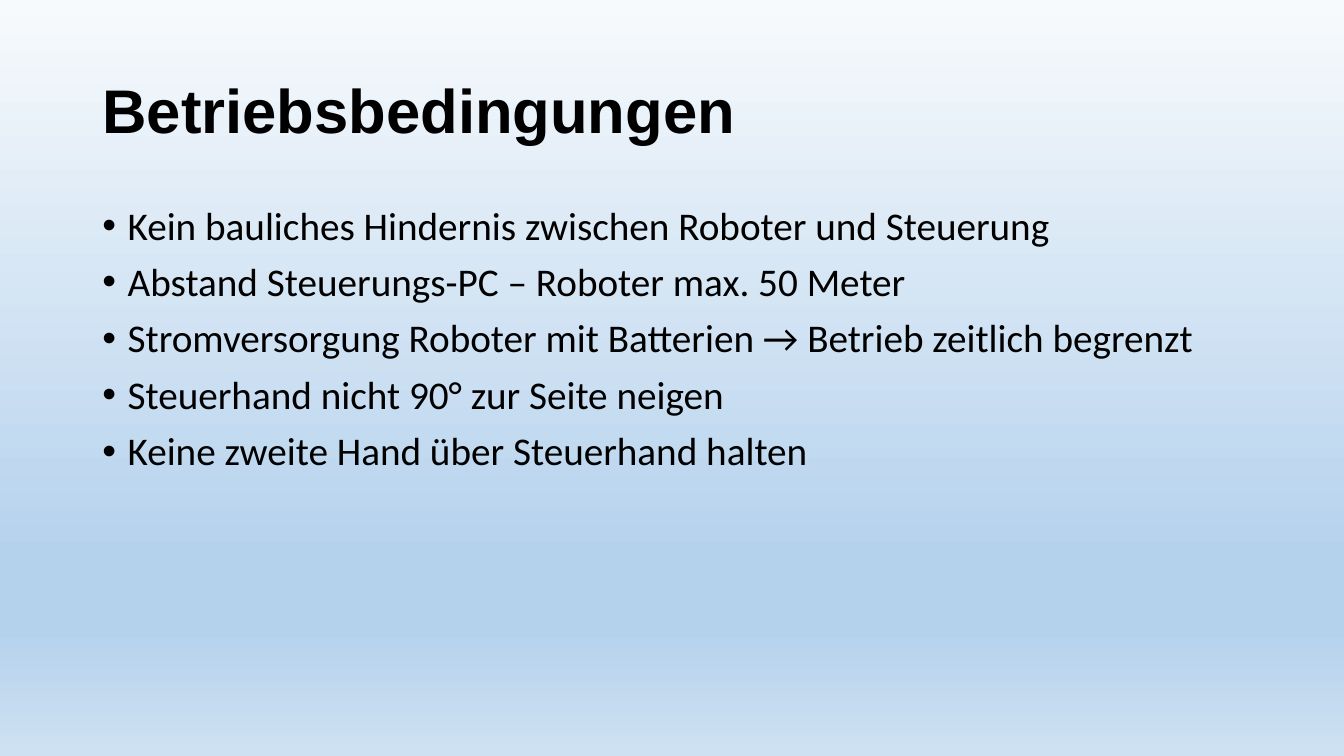
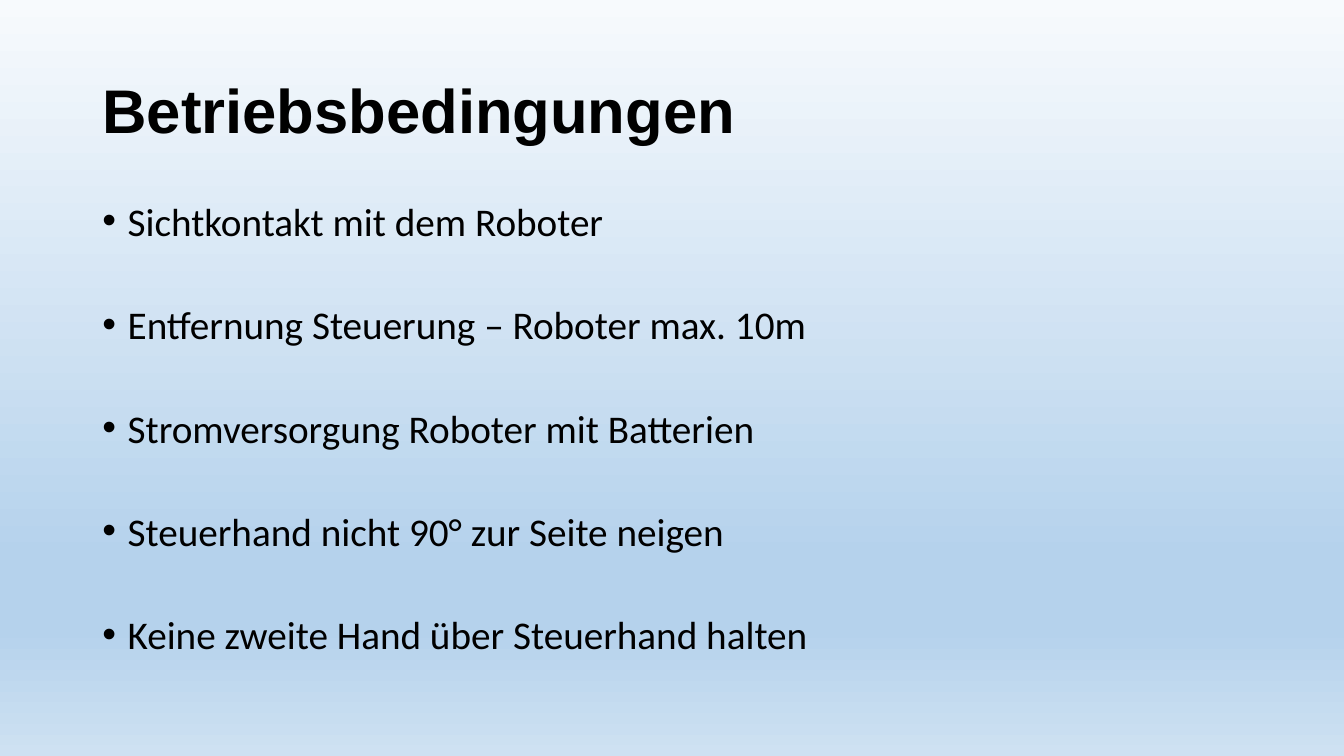
Before and after one commit to LeapMotionRobotTeam/Projekt-Roboter_mit_LeapMotion, a slide deck: slide 5 of Allgemeines/praesentation.pptx. Drawn at 1344x756 pixels with LibreOffice and Linux fonts; fonts in the diff are those of the drawing. Boxes give left, top, right and bottom in pixels: in the first picture for what was removed or moved away, otherwise in the second. Text is boxed around its words. In the diff, an @@ line names an element or a change of style, - is before the commit and + after.

```diff
--- a/Allgemeines/praesentation.pptx
+++ b/Allgemeines/praesentation.pptx
@@ text at (128,208,806,450): text changed @@
-• Kein bauliches Hindernis zwischen Roboter und Steuerung
-• Abstand Steuerungs-PC – Roboter max. 50 Meter
-• Stromversorgung Roboter mit Batterien → Betrieb zeitlich begrenzt
+• Sichtkontakt mit dem Roboter
+• Entfernung Steuerung – Roboter max. 10m
+• Stromversorgung Roboter mit Batterien
@@ text at (128,518,807,650): line spacing 0.9 to 0.8 @@
```
Also in this commit, not shown: 2 other slides changed, 3 other files.
